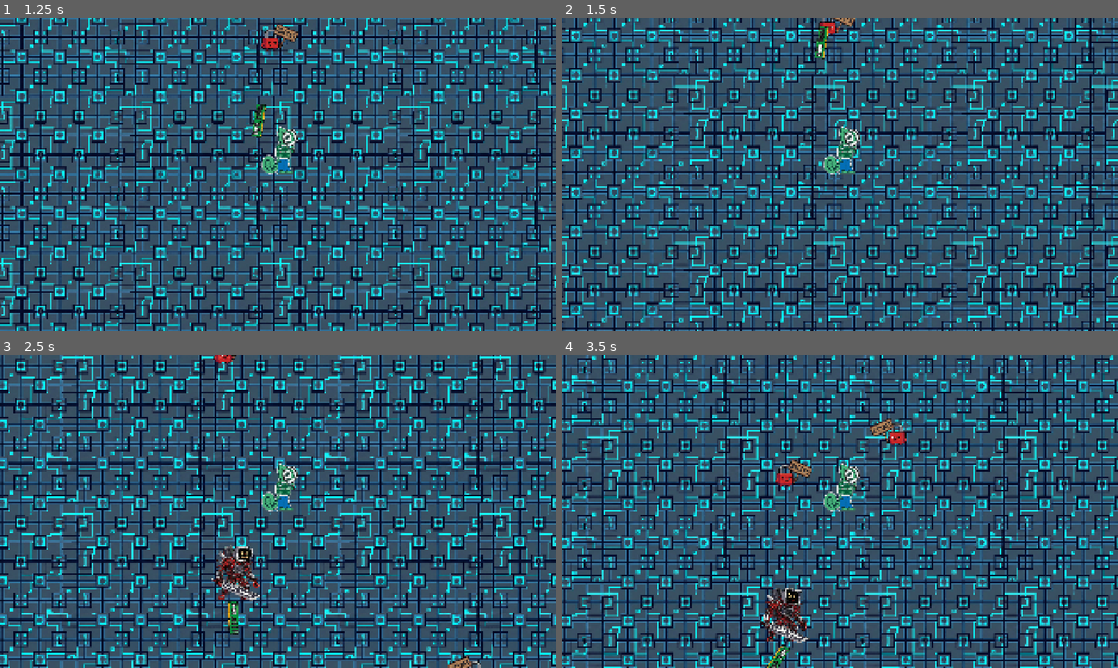
Above: before the commit, frames 1-4 (two rows, left to right).
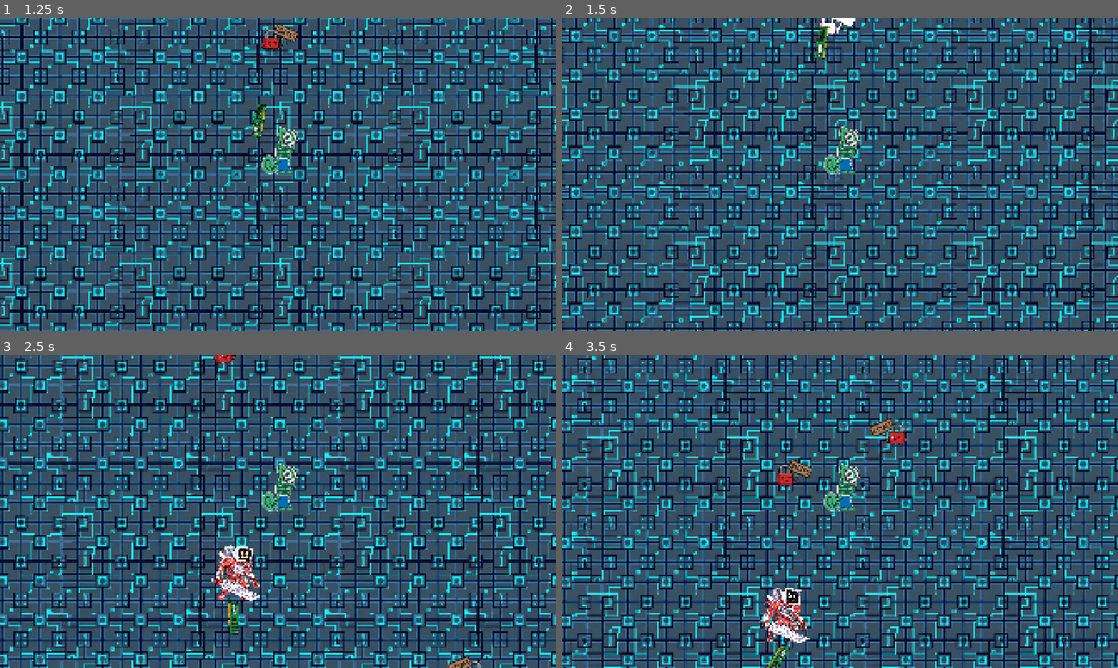
Above: after the commit, the same moments.

Repository: jcronenberg/hackweek-survivor
Game: Godot game, scene res://src/game/game.tscn
Two runs of this game, one before a commit and one after it. Both use one fixed random seed, a clock stepped at 60 frames per second and the inputs below.
Inputs:
- Up to frame 1 (1.25 s): tap Enter at 0.5 s; hold Right (ui_right) from 0.53 s (still down)
- Up to frame 2 (1.5 s): release Right (ui_right) at 1.28 s; hold Down (ui_down) from 1.28 s (still down)
- Up to frame 3 (2.5 s): release Down (ui_down) at 2.03 s; hold Right (ui_right) from 2.03 s (still down)
- Up to frame 4 (3.5 s): release Right (ui_right) at 2.78 s; hold Up (ui_up) from 2.78 s (still down)

Frame 1 is identical in both runs. In frame 2, 0.2% of the frame differs, in the area x 46-53%, y 0-6%; in frame 3, 0.9%; in frame 4, 0.9%, in the area x 35-45%, y 74-92%.

Commit message:
Add damage indication and death animation to enemies

Diff:
--- a/src/enemies/enemy.gd
+++ b/src/enemies/enemy.gd
@@ -34,4 +34,12 @@
 func get_damage_dealt(amount: int) -> void:
 	health -= amount
 	if health == 0:
-		queue_free()
+		set_process(false)
+		set_physics_process(false)
+		var tween: Tween = get_tree().create_tween()
+		tween.tween_property(self, "modulate:v", 1, 0.1).from(10)
+		tween.tween_property(self, "scale", Vector2(), 0.1)
+		tween.tween_callback(queue_free)
+	else:
+		var tween: Tween = get_tree().create_tween()
+		tween.tween_property(self, "modulate:v", 1, 0.25).from(10)
